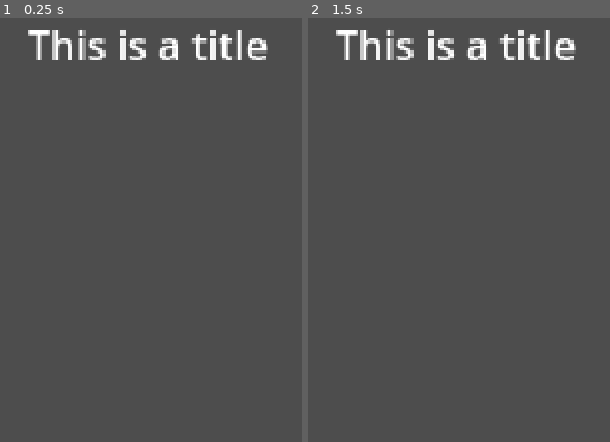
Above: before the commit, frames 1-2 (left to right).
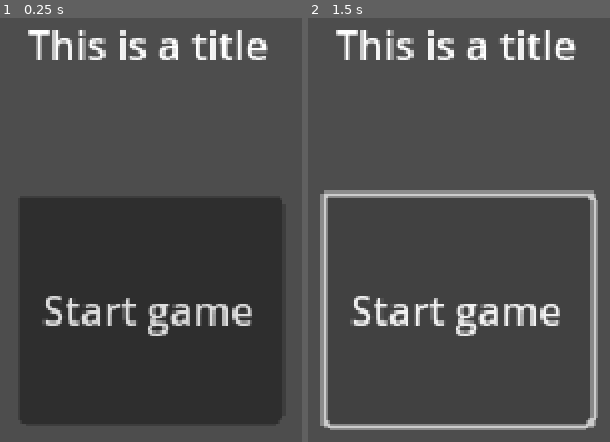
Above: after the commit, the same moments.

Repository: yndajas/ludum-dare-54
Game: Godot game, scene res://main_menu.tscn
Same seed, same stepped clock (60 frames per second), same inputs: the game is played once before the commit and once after it.
Inputs (mouse positions are in pixels of both pictures, inside the frame that each line leads up to):
- Up to frame 1 (0.25 s): no input
- Up to frame 2 (1.5 s): click (459, 310) at 0.5 s, where only the run after the commit has a clickable "Start game"; click (459, 310) at 1.25 s, where only the run after the commit has a clickable "Start game"

The runs differ from the first frame. In frame 1, 46% of the frame differs, in the area x 6-94%, y 42-96%; in frame 2, 8.0%.

Commit message:
Add "Start game" button to main menu
... with `pressed()` signal connected to a receiver method

Diff:
--- a/main_menu.gd
+++ b/main_menu.gd
@@ -9,3 +9,7 @@
 # Called every frame. 'delta' is the elapsed time since the previous frame.
 func _process(delta: float) -> void:
 	pass
+
+
+func _on_button_pressed() -> void:
+	pass # Replace with function body.
--- a/main_menu.tscn
+++ b/main_menu.tscn
@@ -11,3 +11,12 @@
 offset_right = 370.0
 offset_bottom = 53.0
 text = "This is a title"
+
+[node name="Button" type="Button" parent="."]
+offset_left = 266.0
+offset_top = 102.0
+offset_right = 372.0
+offset_bottom = 193.0
+text = "Start game"
+
+[connection signal="pressed" from="Button" to="." method="_on_button_pressed"]
